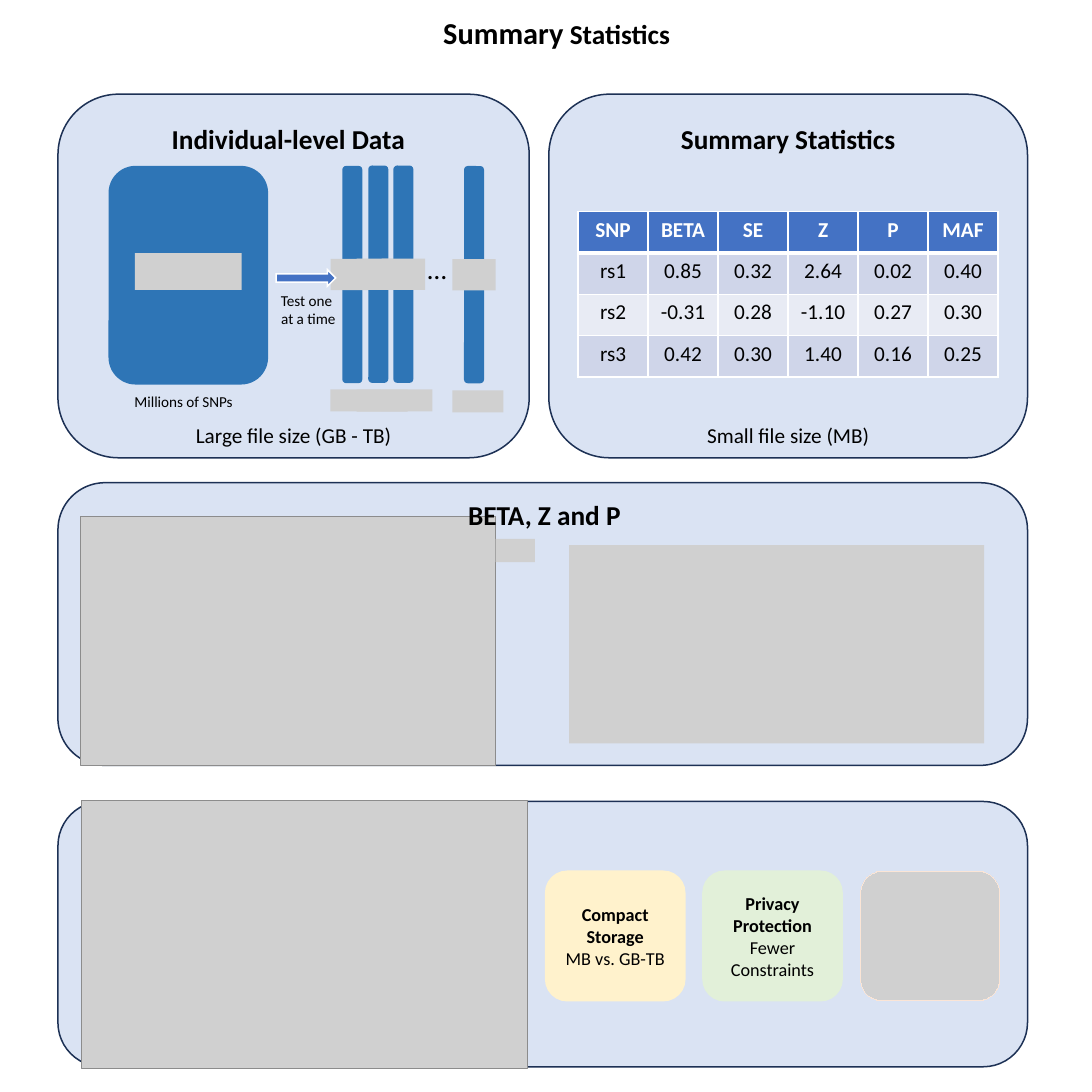
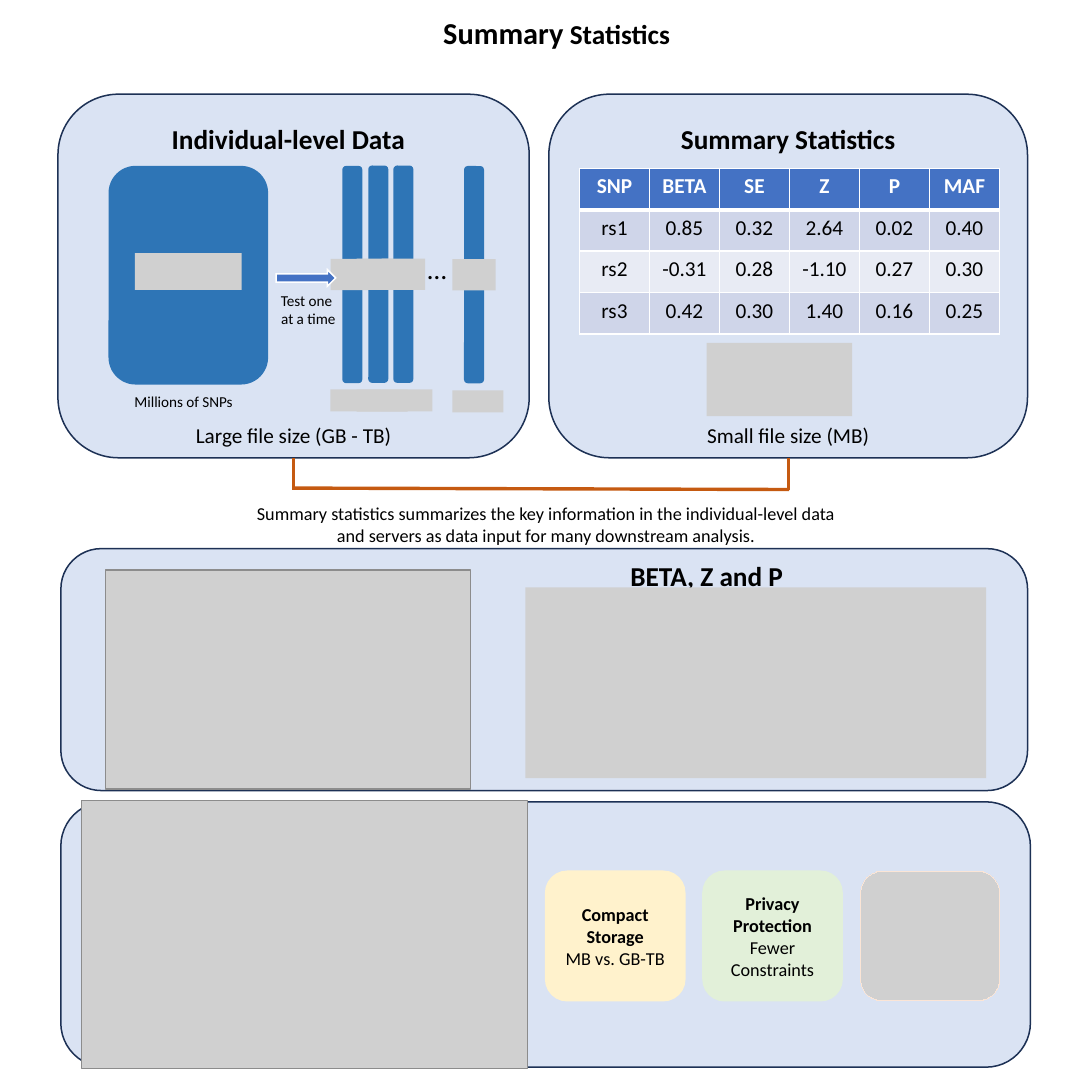
Before and after one commit to StatFunGen/statgen-prerequisites, a slide deck: slide 10 of graphical_summary/slides.pptx. Drawn at 1092x1092 pixels with LibreOffice and Linux fonts; fonts in the diff are those of the drawing; grey boxes stand for pictures. Boxes give left, top, right and bottom in pixels: in the first picture for what was removed or moved away, otherwise in the second. Text is boxed around its words. In the diff, an @@ line names an element or a change of style, - is before the commit and + after.

```diff
--- a/graphical_summary/slides.pptx
+++ b/graphical_summary/slides.pptx
@@ table: place and size @@
-table at (578, 212, 997, 378)
+table at (580, 168, 999, 334)
@@ picture added at (707, 343, 852, 416) @@
@@ line added from (294, 458) to (294, 490), #C55A11 2.25 pt @@
@@ line added from (788, 458) to (788, 490), #C55A11 2.25 pt @@
@@ text added at (257, 507, 835, 545), 12 pt, text #000000 @@
+Summary statistics summarizes the key information in the individual-level data
+and servers as data input for many downstream analysis.
@@ line added from (790, 489) to (295, 488), #C55A11 2.25 pt @@
@@ picture removed at (496, 538, 535, 561) @@
@@ rounded rectangle: place and size @@
-rounded rectangle at (58, 483, 1028, 765)
+rounded rectangle at (61, 548, 1028, 791)
@@ text "BETA, Z and P" rewrapped from (468, 506, 621, 532) to (630, 567, 783, 588) @@
@@ picture: place and size @@
-picture at (81, 517, 496, 765)
+picture at (106, 570, 471, 790)
@@ picture: place and size @@
-picture at (569, 545, 984, 744)
+picture at (525, 587, 986, 779)
```
Also in this commit, not shown: 2 other slides changed, 12 other files.
